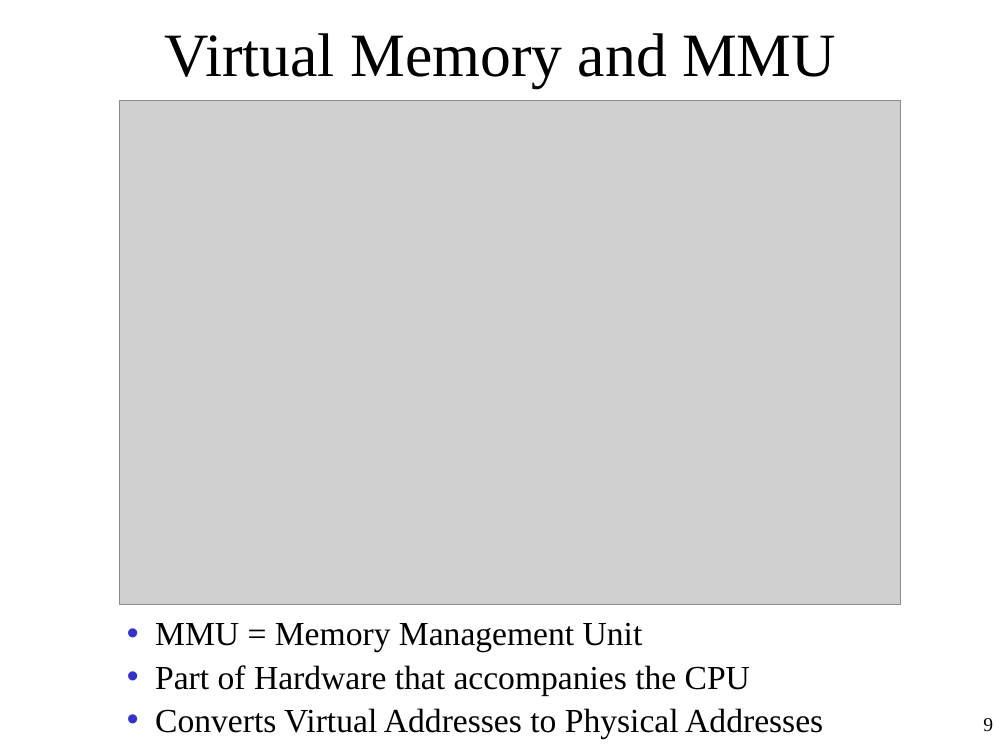
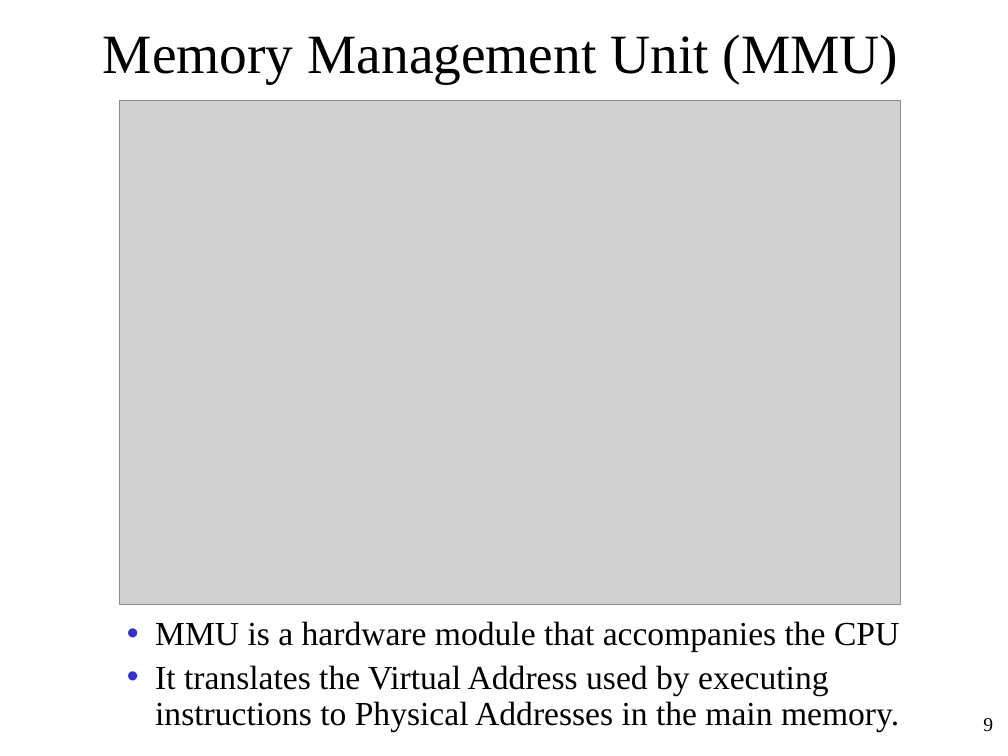
Before and after one commit to oscourse/oscourse.github.io, a slide deck: slide 9 of slides/virtual_memory_intro.pptx. Drawn at 1008x756 pixels with LibreOffice and Linux fonts; fonts in the diff are those of the drawing; grey boxes stand for pictures. Boxes give left, top, right and bottom in pixels: in the first picture for what was removed or moved away, otherwise in the second. Text is boxed around its words. In the diff, an @@ line names an element or a change of style, - is before the commit and + after.

```diff
--- a/slides/virtual_memory_intro.pptx
+++ b/slides/virtual_memory_intro.pptx
@@ title at (x1=103, y1=34, x2=899, y2=84): text changed; size 44 to 39.6 pt @@
-Virtual Memory and MMU
+Memory Management Unit (MMU)
@@ text at (x1=155, y1=621, x2=899, y2=731): text changed @@
-• MMU = Memory Management Unit
-• Part of Hardware that accompanies the CPU
-• Converts Virtual Addresses to Physical Addresses
+• MMU is a hardware module that accompanies the CPU
+• It translates the Virtual Address used by executing instructions to Physical Addresses in the main memory.
```
Also in this commit, not shown: 2 other slides changed, 1 slide added.
